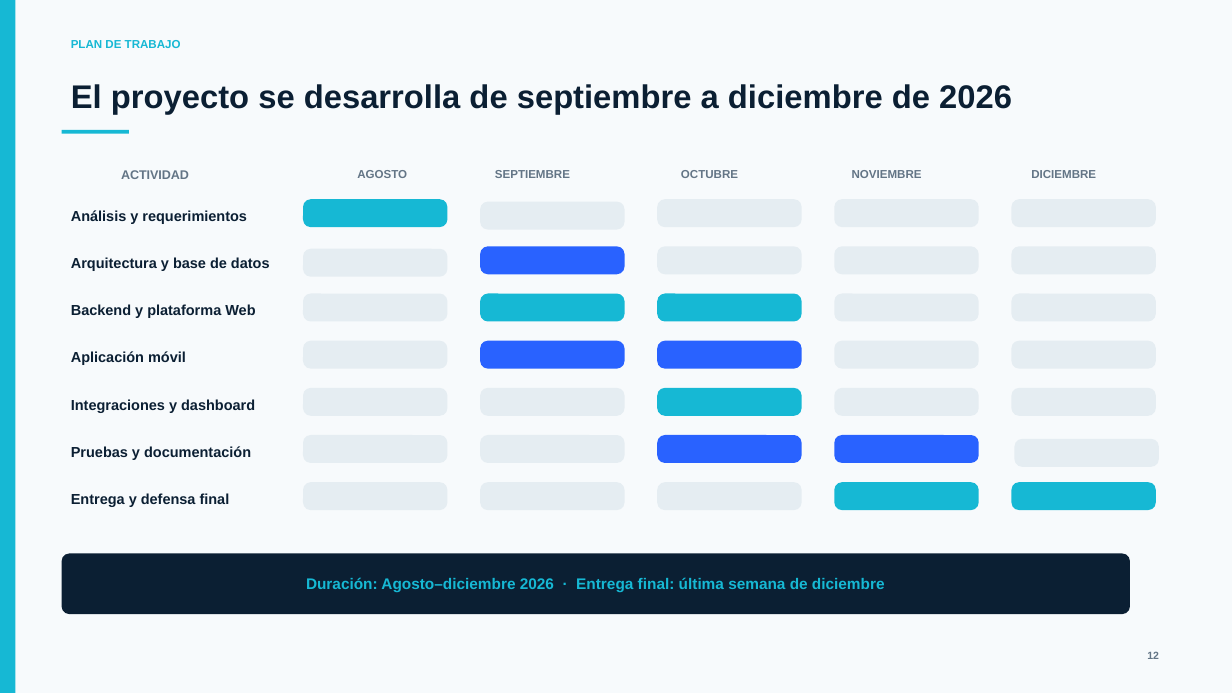
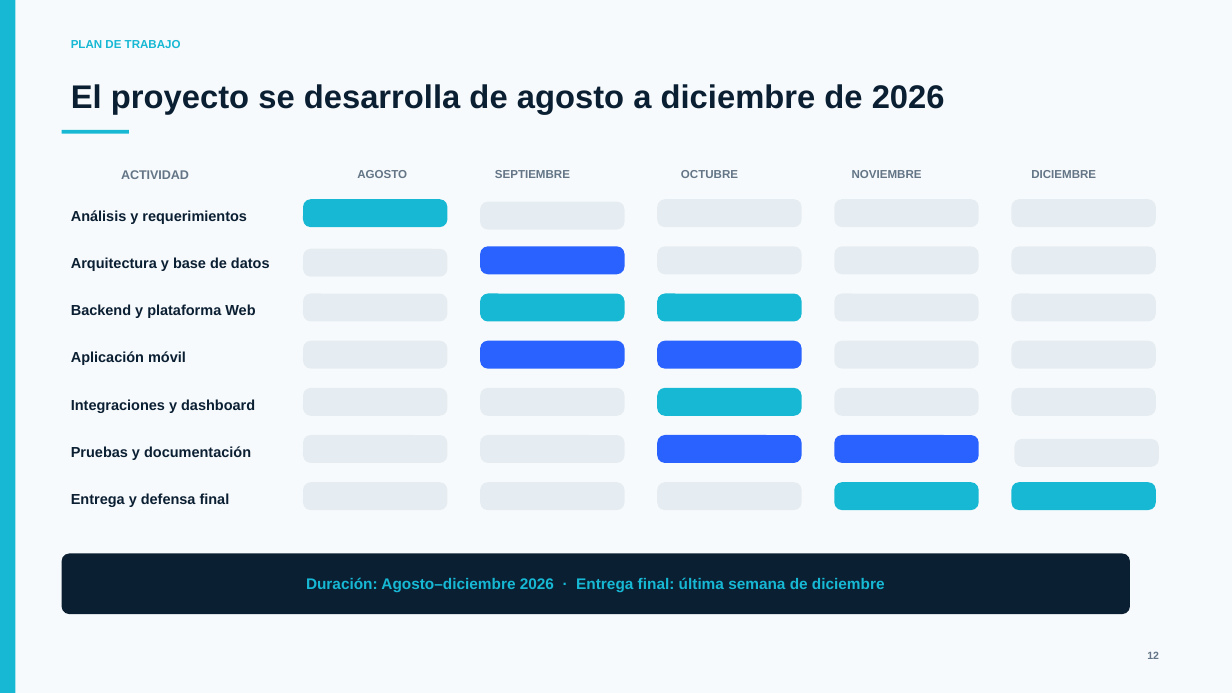
Before and after one commit to JoseHerreraNacho/CAPSTONE_011V_Grupo_2, a slide deck: slide 12 of Fase 1/Evidencias Grupales/Presentación Proyecto.pptx. Drawn at 1232x693 pixels with LibreOffice and Linux fonts; fonts in the diff are those of the drawing. Boxes give left, top, right and bottom in pixels: in the first picture for what was removed or moved away, otherwise in the second. Text is boxed around its words. In the diff, an @@ line names an element or a change of style, - is before the commit and + after.

```diff
--- a/Fase 1/Evidencias Grupales/Presentación Proyecto.pptx
+++ b/Fase 1/Evidencias Grupales/Presentación Proyecto.pptx
@@ text at (71,84,945,115): text changed @@
-El proyecto se desarrolla de septiembre a diciembre de 2026
+El proyecto se desarrolla de agosto a diciembre de 2026
```
Also in this commit, not shown: 1 other slide changed.
